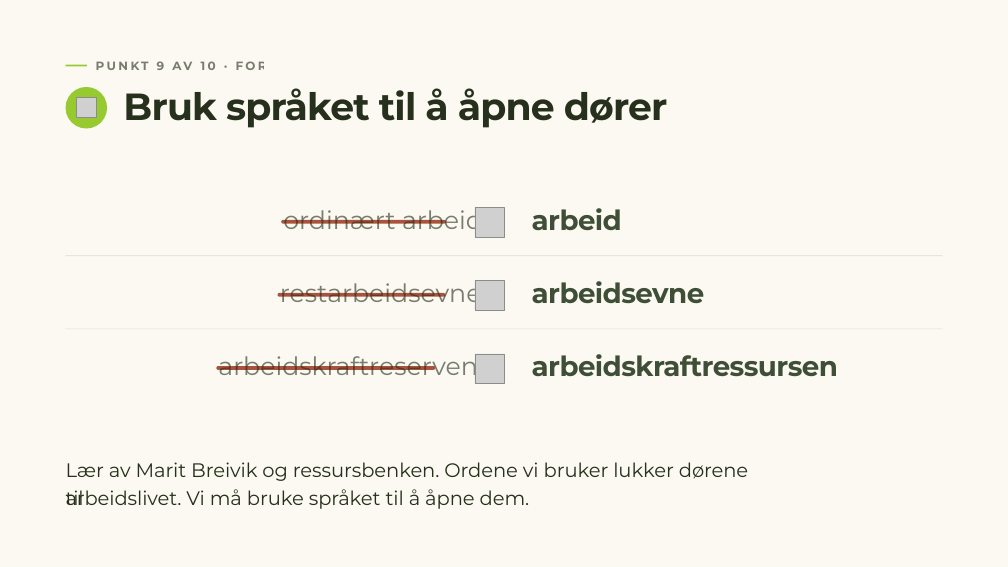
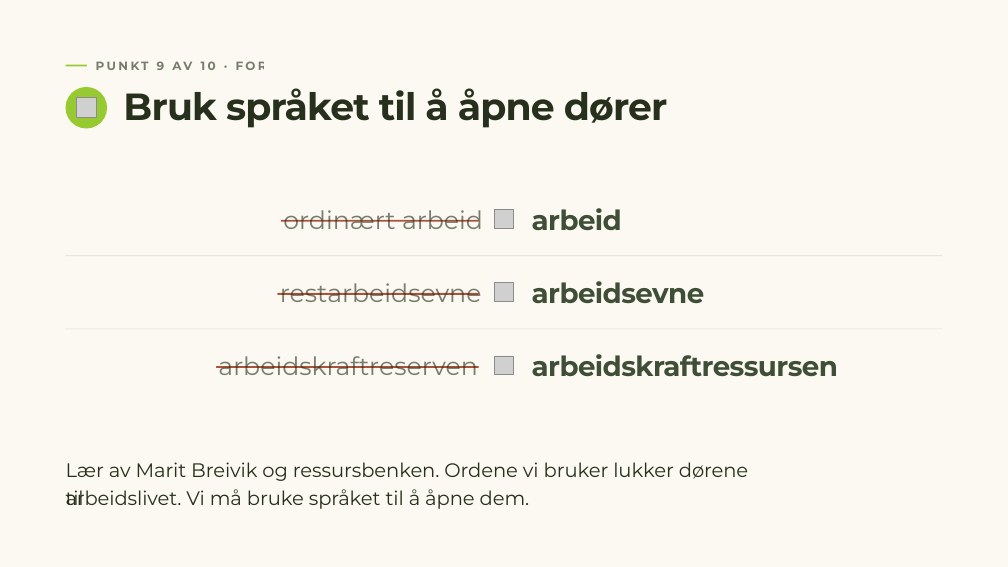
Before and after one commit to MarcusEvensen-Org/iarbeid-riketstilstand, a slide deck: slide 20 of Rikets tilstand 2026.pptx. Drawn at 1008x567 pixels with LibreOffice and Linux fonts; fonts in the diff are those of the drawing; grey boxes stand for pictures; background and template pictures are left out. Boxes give left, top, right and bottom in pixels: in the first picture for what was removed or moved away, otherwise in the second. Text is boxed around its words. In the diff, an @@ line names an element or a change of style, - is before the commit and + after.

```diff
--- a/Rikets tilstand 2026.pptx
+++ b/Rikets tilstand 2026.pptx
@@ picture: place and size @@
-picture at (475, 208, 504, 237)
+picture at (495, 209, 513, 228)
@@ rounded rectangle: place and size @@
-rounded rectangle at (281, 220, 446, 224)
+rounded rectangle at (281, 220, 479, 222)
@@ rounded rectangle: place and size @@
-rounded rectangle at (278, 293, 445, 296)
+rounded rectangle at (278, 293, 479, 296)
@@ picture: place and size @@
-picture at (475, 281, 504, 310)
+picture at (495, 283, 513, 302)
@@ picture: place and size @@
-picture at (475, 354, 504, 383)
+picture at (495, 356, 513, 375)
@@ rounded rectangle: place and size @@
-rounded rectangle at (216, 366, 436, 370)
+rounded rectangle at (216, 366, 479, 368)
```
Also in this commit, not shown: 15 other slides changed, 2 other files.
